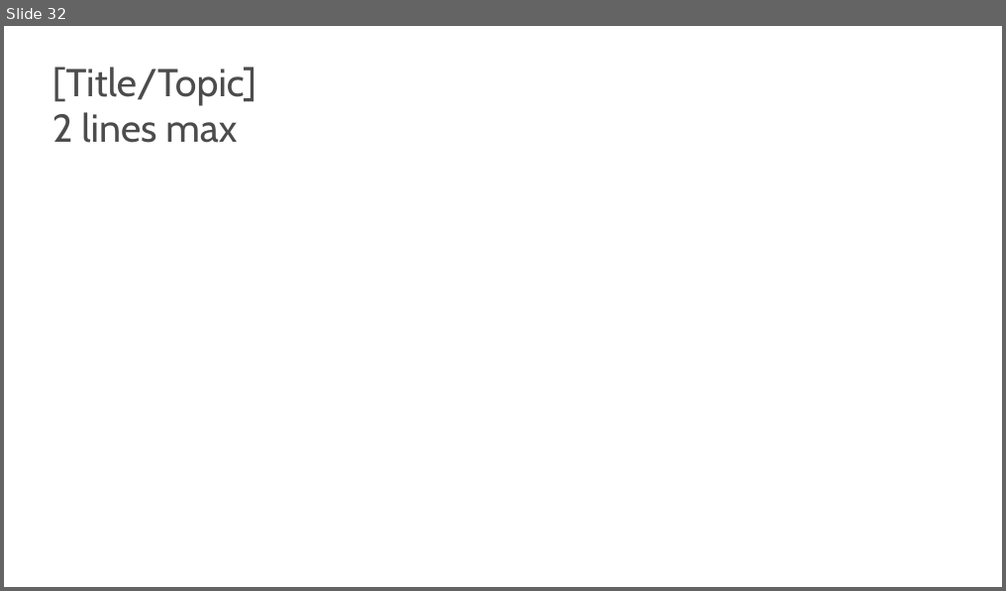
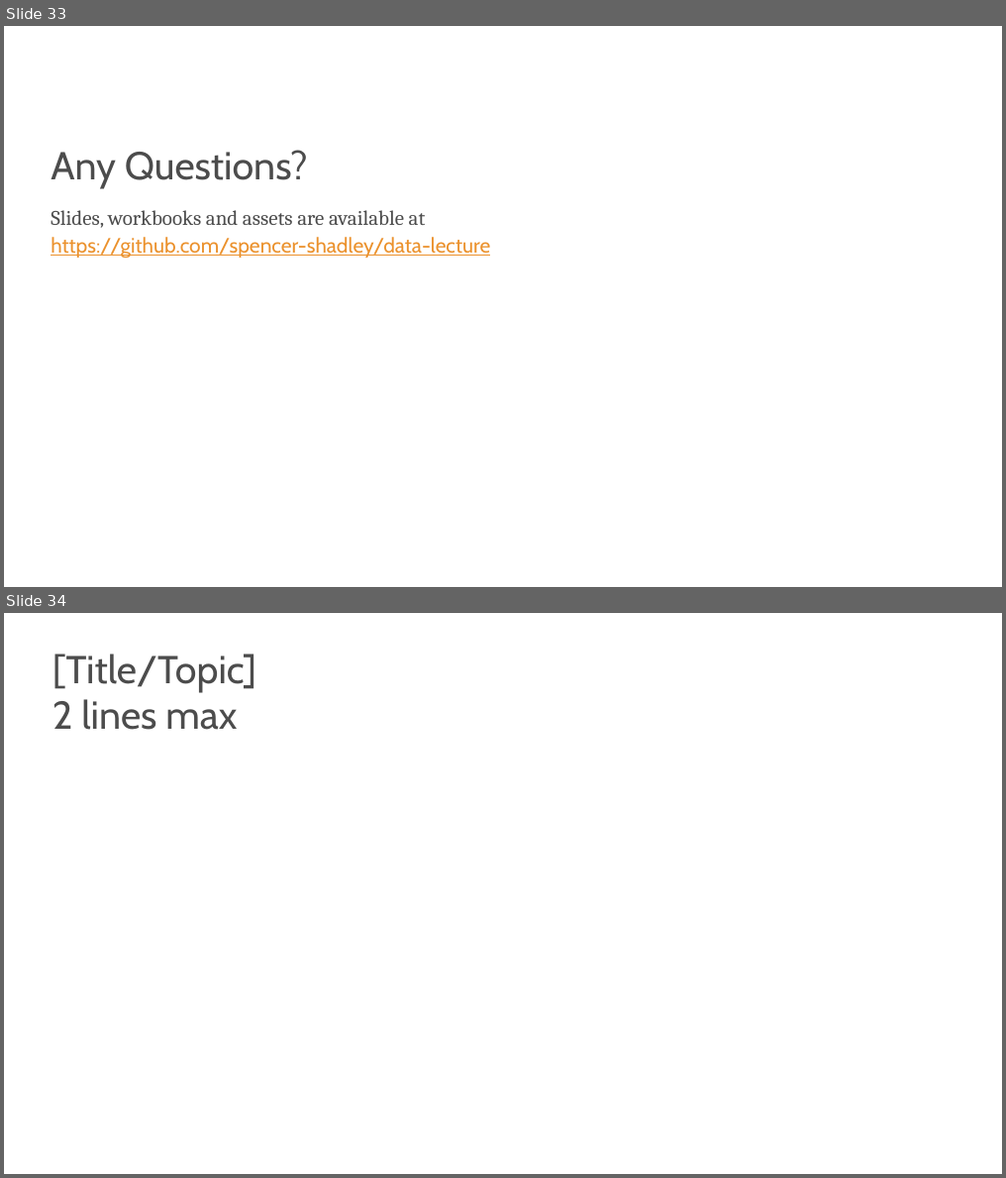
Before and after one commit to s-kyle-reed/data-lecture, a slide deck: lecture.pptx. Shown one above the other, each under a label of ours: slide 32 before the commit, slides 33 and 34 after it. The pictures are 1006x591 and 1006x1178 pixels, drawn with LibreOffice and Linux fonts; fonts in the diff are those of the drawing; background and template pictures are left out. Boxes give left, top, right and bottom in pixels: in the first picture for what was removed or moved away, otherwise in the second. Text is boxed around its words. In the diff, an @@ line names an element or a change of style, - is before the commit and + after.

```diff
--- a/lecture.pptx
+++ b/lecture.pptx
@@ slide 33 added at (x1=4, y1=26, x2=1002, y2=587), background #FFFFFF @@
@@ text added at (x1=51, y1=150, x2=490, y2=259), 24 pt, text #4C4C4C @@
+Any Questions?
+Slides, workbooks and assets are available at
+https://github.com/spencer-shadley/data-lecture
@@ what was slide 32 is now slide 34 @@
```
Also in this commit, not shown: 1 other slide added, 2 other files.
